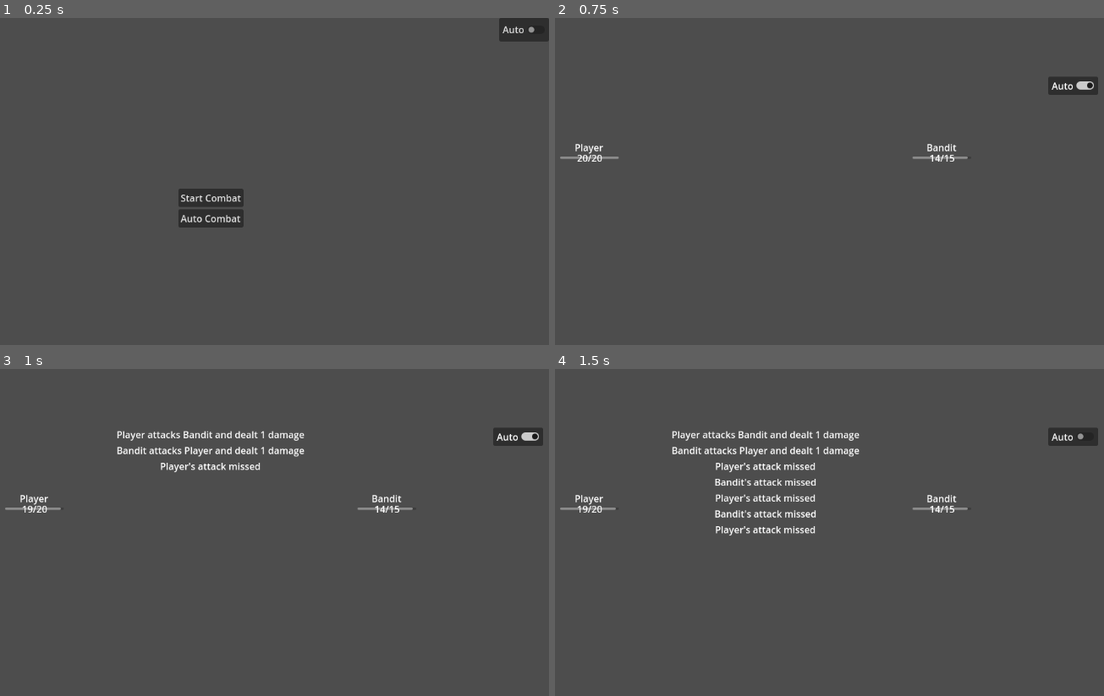
Above: before the commit, frames 1-4 (two rows, left to right).
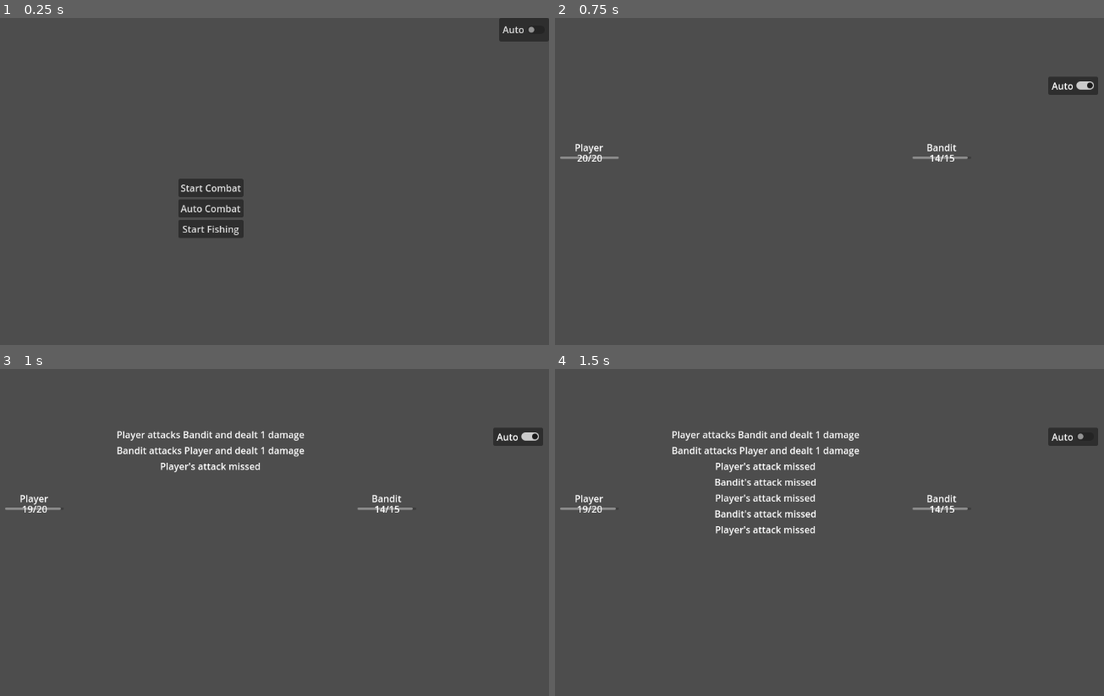
Above: after the commit, the same moments.

Repository: mabanana/sloth
Game: Godot game, scene res://main.tscn
The game is run twice, just before and just after one commit, with the same random seed, the same clock (stepped at 60 frames per second) and the same inputs.
Inputs:
- Up to frame 1 (0.25 s): no input
- Up to frame 2 (0.75 s): click "Auto Combat" at 0.5 s
- Up to frame 3 (1 s): no input
- Up to frame 4 (1.5 s): click "Auto" at 1.25 s

The runs differ from the first frame. In frame 1, 1.2% of the frame differs, in the area x 32-45%, y 49-68%; in frame 2, nothing differs; in frame 3, nothing differs; in frame 4, nothing differs.

Commit message:
Add basic fishing scene

Diff:
--- /dev/null
+++ b/Fishing/FishResources/AtlBass.tres
@@ -0,0 +1,7 @@
+[gd_resource type="Resource" script_class="FishResource" load_steps=2 format=3 uid="uid://dcrjhrvon8dw6"]
+
+[ext_resource type="Script" path="res://Fishing/fish_resource.gd" id="1_76ilh"]
+
+[resource]
+script = ExtResource("1_76ilh")
+sprite_frame = 1
--- /dev/null
+++ b/Fishing/fish.gd
@@ -0,0 +1,20 @@
+extends Node2D
+class_name Fish
+
+var resource: FishResource
+@export var sprite: Sprite2D
+@export var name_label: Label
+
+# Called when the node enters the scene tree for the first time.
+func _ready():
+	if not resource:
+		queue_free()
+	name_label.text = resource.name
+	name_label.position.y -= sprite.get_rect().size.y * sprite.scale.y
+	print(sprite.get_rect())
+	pass # Replace with function body.
+
+
+# Called every frame. 'delta' is the elapsed time since the previous frame.
+func _process(delta):
+	pass
--- a/Fishing/fish.tscn
+++ b/Fishing/fish.tscn
@@ -1,10 +1,30 @@
-[gd_scene load_steps=2 format=3 uid="uid://cf5aordffei3g"]
+[gd_scene load_steps=3 format=3 uid="uid://cf5aordffei3g"]
 
+[ext_resource type="Script" path="res://Fishing/fish.gd" id="1_2qm53"]
 [ext_resource type="Texture2D" uid="uid://bior5jjjcgljf" path="res://Fishing/Assets/global.png" id="1_sm5id"]
 
-[node name="Fish" type="Node2D"]
+[node name="Fish" type="Node2D" node_paths=PackedStringArray("sprite", "name_label")]
+script = ExtResource("1_2qm53")
+sprite = NodePath("Sprite2D")
+name_label = NodePath("NameTag")
 
 [node name="Sprite2D" type="Sprite2D" parent="."]
+scale = Vector2(5, 5)
 texture = ExtResource("1_sm5id")
 hframes = 4
 vframes = 4
+
+[node name="NameTag" type="Label" parent="."]
+anchors_preset = 8
+anchor_left = 0.5
+anchor_top = 0.5
+anchor_right = 0.5
+anchor_bottom = 0.5
+offset_left = -41.0
+offset_top = -11.5
+offset_right = 41.0
+offset_bottom = 11.5
+grow_horizontal = 2
+grow_vertical = 2
+text = "Fish Name
+"
--- /dev/null
+++ b/Fishing/fish_resource.gd
@@ -0,0 +1,23 @@
+extends Resource
+class_name FishResource
+
+
+@export var sprite_frame: int
+var name = ["Atlantic Bass",
+		"Clownfish",
+		"Dab",
+		"Sea Spider",
+		"Blue Gill",
+		"Guppy",
+		"Freshwater Snail",
+		"Axolotl",
+		"High Fin",
+		"Banded Shark",
+		"Golden Tench",
+		"Moss Ball",
+		"Plastic Bag",
+		"Junonia",
+		"Sand Dollar",
+		"Starfish",
+		"Bobber"
+		][sprite_frame]
--- /dev/null
+++ b/Fishing/fishing_scene.gd
@@ -0,0 +1,22 @@
+extends Node2D
+class_name FishingScene
+
+# Called when the node enters the scene tree for the first time.
+func _ready():
+	add_fish(load("res://Fishing/FishResources/AtlBass.tres"))
+	pass # Replace with function body.
+
+
+# Called every frame. 'delta' is the elapsed time since the previous frame.
+func _process(delta):
+	pass
+
+func get_random_pos(initial = null):
+	var view_size: Vector2 = get_viewport_rect().size
+	return Vector2(randi_range(0, view_size.x), randi_range(0, view_size.y))
+
+func add_fish(resource):
+	var new_fish:Fish = load("res://Fishing/fish.tscn").instantiate()
+	new_fish.resource = resource
+	new_fish.position = get_random_pos()
+	add_child(new_fish)
--- a/Fishing/scene.tscn
+++ b/Fishing/scene.tscn
@@ -1,3 +1,6 @@
-[gd_scene format=3 uid="uid://cv72ng5p61op7"]
+[gd_scene load_steps=2 format=3 uid="uid://cv72ng5p61op7"]
+
+[ext_resource type="Script" path="res://Fishing/fishing_scene.gd" id="1_pkqmd"]
 
 [node name="Fishing" type="Node2D"]
+script = ExtResource("1_pkqmd")
--- a/main.gd
+++ b/main.gd
@@ -7,14 +7,23 @@
 var wins = 0
 var losses = 0
 
+enum Scene {
+	COMBAT,
+	FISHING,
+}
+
 # Called when the node enters the scene tree for the first time.
 func _ready():
 	main_menu = %Control
-	%Start_Combat.pressed.connect(start_combat)
-	%Auto_Combat.pressed.connect(func():
+	%StartCombat.pressed.connect(start_combat)
+	%AutoCombat.pressed.connect(func():
 		%AutoCheck.button_pressed = true
 		start_combat()
 	)
+	%StartFishing.pressed.connect(func():
+		start_scene(Scene.FISHING)
+	)
+
 # Called every frame. 'delta' is the elapsed time since the previous frame.
 func _process(delta):
 	pass
@@ -34,3 +43,16 @@
 	elif outcome == CombatScene.Outcome.unresolved:
 		print("unresolved combat")
 	%WinLoss.text = str(wins) + "/" + str(losses)
+
+func start_scene(scene: Scene):
+	main_menu.hide()
+	var resource
+	match scene:
+		Scene.COMBAT:
+			resource = load("res://Combat/scene.tscn")
+		Scene.FISHING:
+			resource = load("res://Fishing/scene.tscn")
+	current_scene = resource.instantiate()
+	add_child(current_scene)
+	if %AutoCheck.button_pressed:
+		current_scene.auto_toggle.button_pressed = true
--- a/main.tscn
+++ b/main.tscn
@@ -24,22 +24,27 @@
 anchor_right = 0.5
 anchor_bottom = 0.5
 offset_left = -55.5
-offset_top = -33.0
+offset_top = -39.0
 offset_right = 55.5
-offset_bottom = 33.0
+offset_bottom = 39.0
 grow_horizontal = 2
 grow_vertical = 2
 
-[node name="Start_Combat" type="Button" parent="CanvasLayer/Control/VBoxContainer"]
+[node name="StartCombat" type="Button" parent="CanvasLayer/Control/VBoxContainer"]
 unique_name_in_owner = true
 layout_mode = 2
 text = "Start Combat"
 
-[node name="Auto_Combat" type="Button" parent="CanvasLayer/Control/VBoxContainer"]
+[node name="AutoCombat" type="Button" parent="CanvasLayer/Control/VBoxContainer"]
 unique_name_in_owner = true
 layout_mode = 2
 text = "Auto Combat
 "
+
+[node name="StartFishing" type="Button" parent="CanvasLayer/Control/VBoxContainer"]
+unique_name_in_owner = true
+layout_mode = 2
+text = "Start Fishing"
 
 [node name="WinLoss" type="Label" parent="CanvasLayer/Control"]
 unique_name_in_owner = true
Not shown, changed: Fishing/Assets/item list.txt
